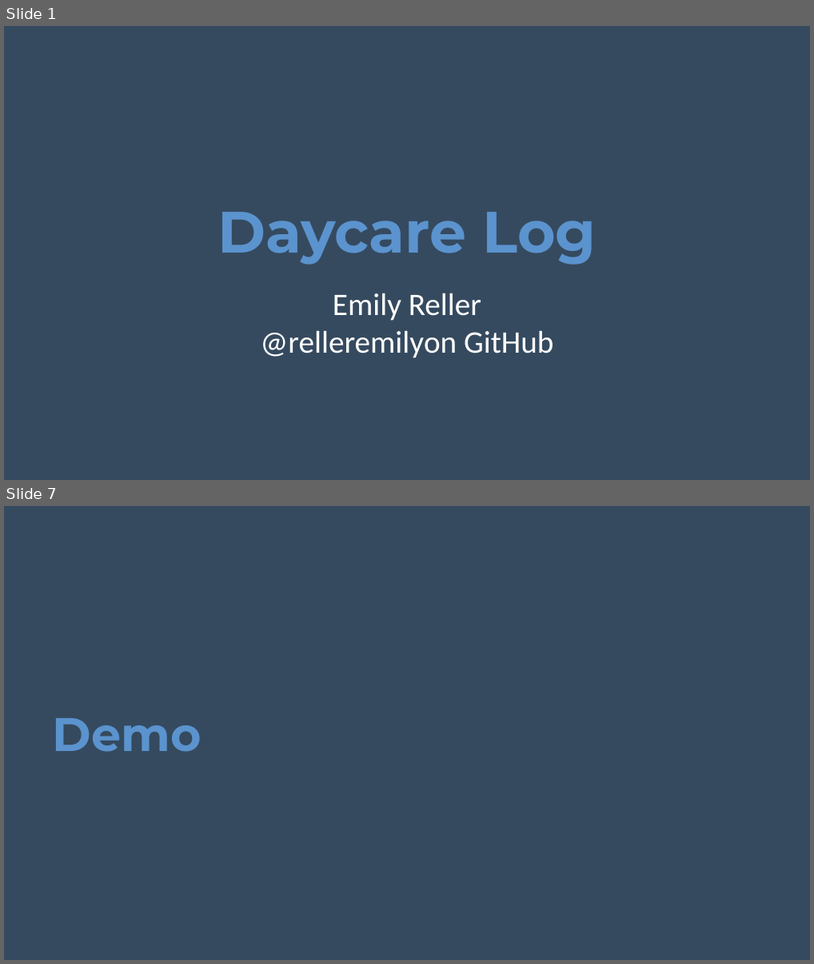
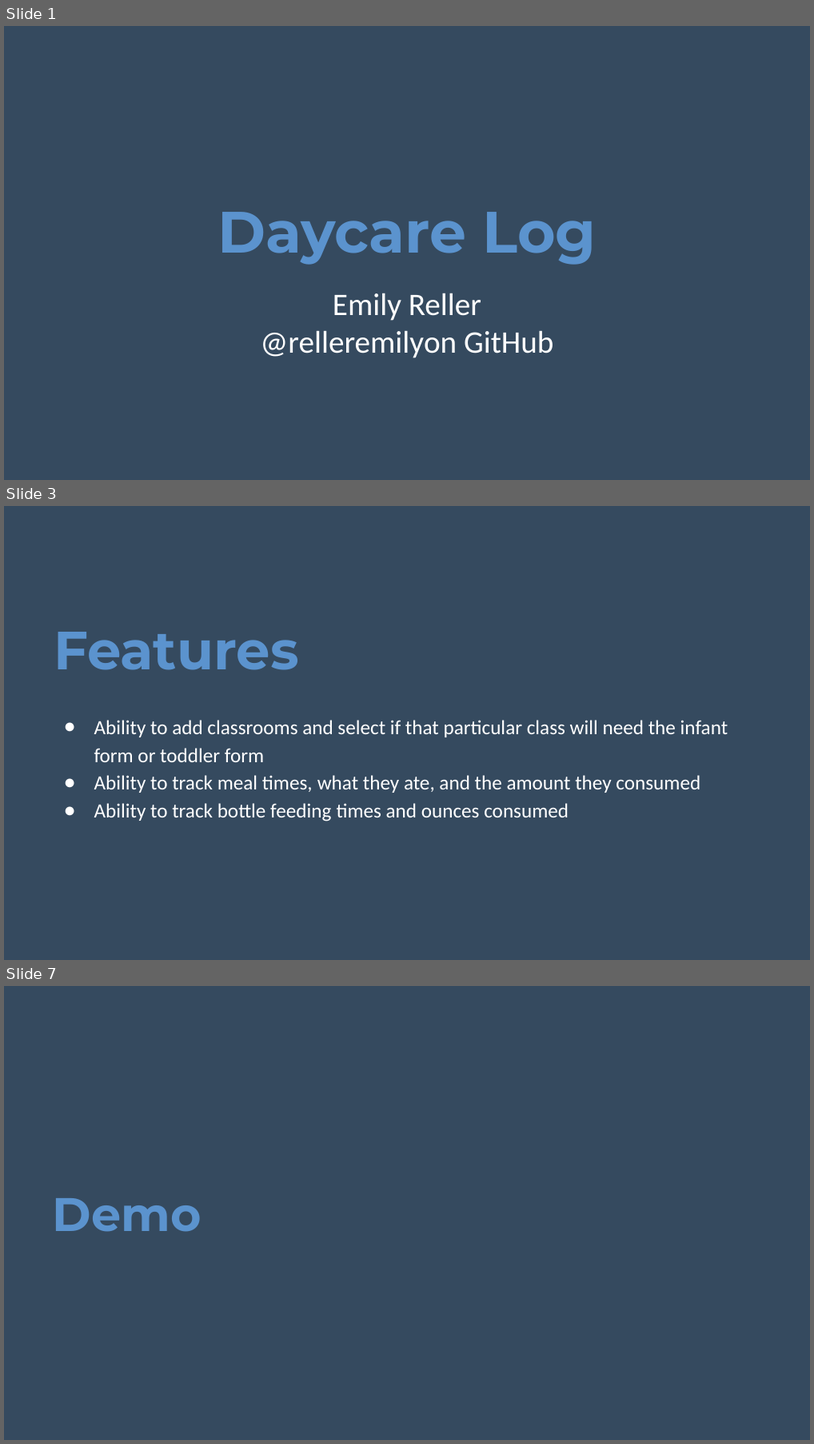
Before and after one commit to relleremily/DaycareProject, a slide deck: daycare-presentation.pptx. Shown one above the other, each under a label of ours: slides 1 and 7 before the commit, slides 1, 3 and 7 after it; the slides between them are not shown. The pictures are 814x964 and 814x1444 pixels, drawn with LibreOffice and Linux fonts; fonts in the diff are those of the drawing; background and template pictures are left out. Boxes give left, top, right and bottom in pixels: in the first picture for what was removed or moved away, otherwise in the second. Text is boxed around its words. In the diff, an @@ line names an element or a change of style, - is before the commit and + after.

Commit message:
Added Food Amounts to Meal Descriptions

```diff
--- a/daycare-presentation.pptx
+++ b/daycare-presentation.pptx
@@ slide 3 added at (4,506,810,960), background #354A5F @@
@@ title added at (54,632,299,670), 48 pt, text #5B93CE, bold @@
+Features
@@ text added at (94,720,729,821), 18 pt, text #FFFFFF @@
+● Ability to add classrooms and select if that particular class will need the infant form or toddler form
+● Ability to track meal times, what they ate, and the amount they consumed
+● Ability to track bottle feeding times and ounces consumed
```
Also in this commit, not shown: 5 slides changed, 1 slide removed, 20 other files.
